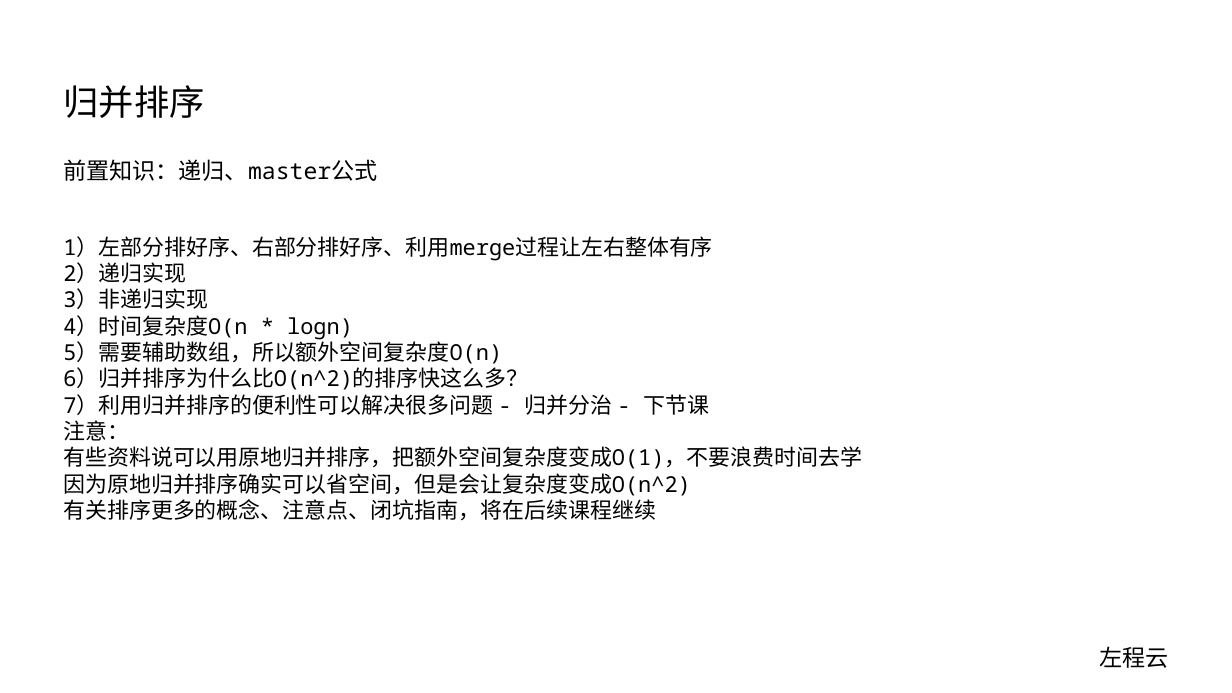
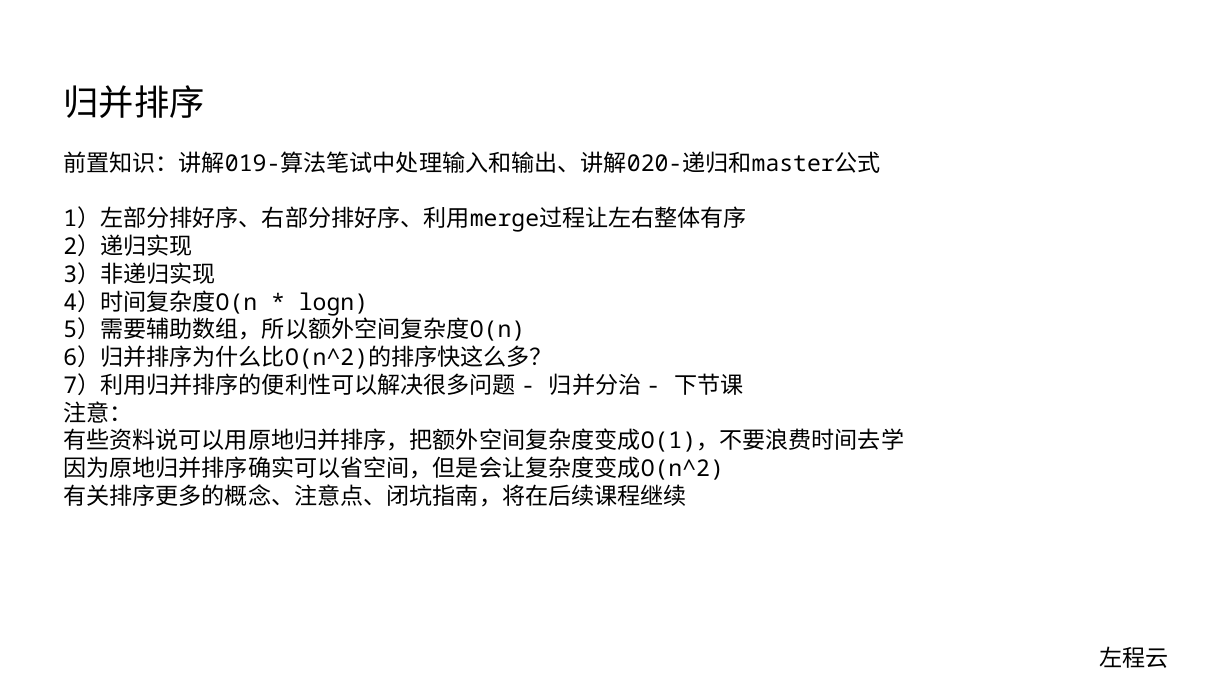
Before and after one commit to algorithmzuo/algorithm-journey, a slide deck: slide 1 of src/ppt/讲解021【必备】归并排序.pptx. Drawn at 1232x693 pixels with LibreOffice and Linux fonts; fonts in the diff are those of the drawing. Boxes give left, top, right and bottom in pixels: in the first picture for what was removed or moved away, otherwise in the second. Text is boxed around its words. In the diff, an @@ line names an element or a change of style, - is before the commit and + after.

```diff
--- a/src/ppt/讲解021【必备】归并排序.pptx
+++ b/src/ppt/讲解021【必备】归并排序.pptx
@@ text "前置知识：讲解019-算法笔试中处理输入和输出、讲解020-递归和master公式": place and size @@
-text "前置知识：讲解019-算法笔试中处理输入和输出、讲解020-递归和master公式" at (63, 236, 862, 520)
+text "前置知识：讲解019-算法笔试中处理输入和输出、讲解020-递归和master公式" at (63, 151, 904, 507)
@@ text at (63, 151, 881, 173): paragraph added @@
+前置知识：讲解019-算法笔试中处理输入和输出、讲解020-递归和master公式
@@ text removed at (63, 159, 377, 181) @@
-前置知识：递归、master公式
@@ text at (63, 206, 904, 507): size 34.2 to 36 pt in "1）左部分排好序、右部分排好序、利用merge过程让左右整体有序", "2）递归实现", "3）非递归实现", "4）时间复杂度O(n * logn)" and 7 more places @@
```
Also in this commit, not shown: 3 other files.
